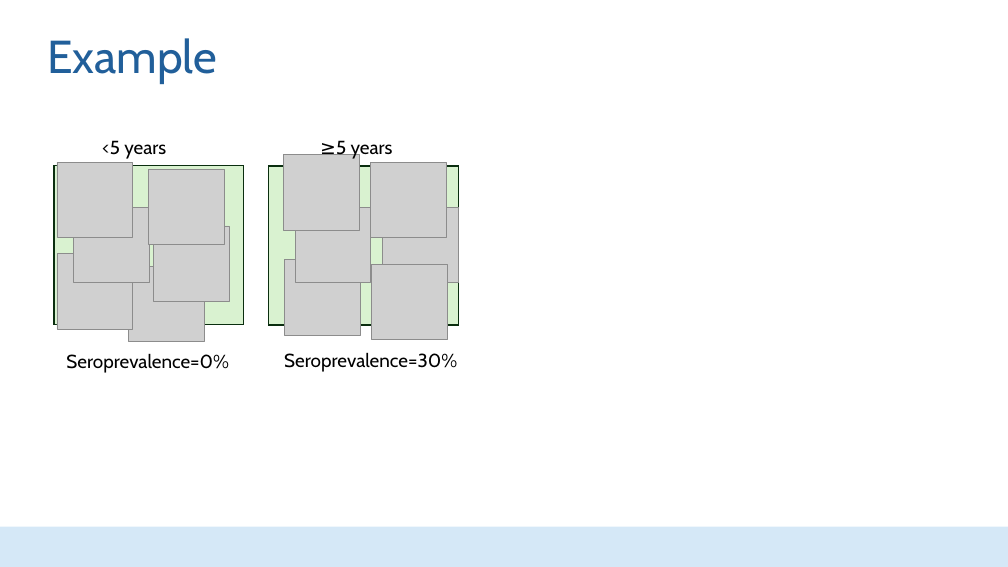
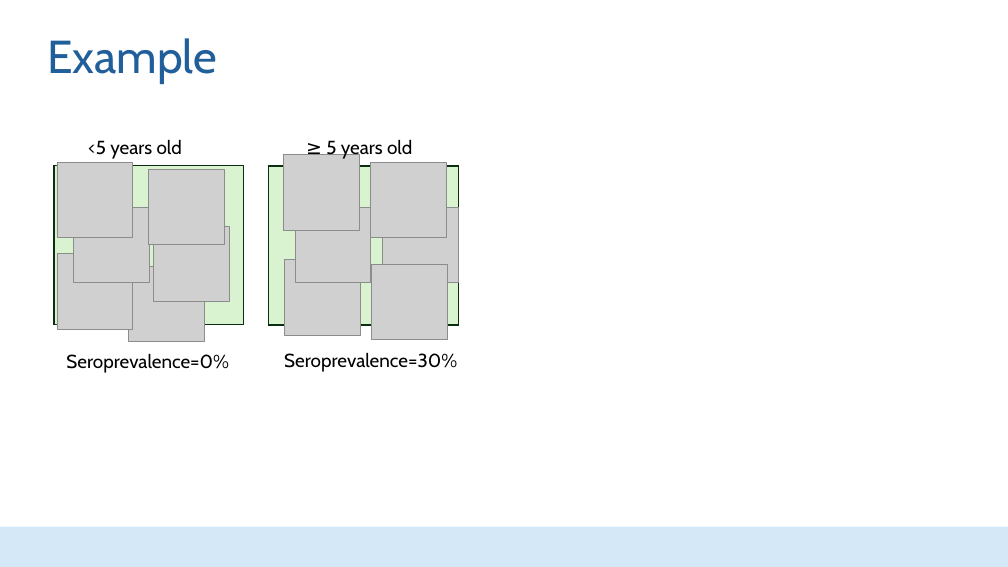
Before and after one commit to HopkinsIDD/seroanalytics_workshop, a slide deck: slide 10 of Part 6/Lecture 6.pptx. Drawn at 1008x567 pixels with LibreOffice and Linux fonts; fonts in the diff are those of the drawing; grey boxes stand for pictures; background and template pictures are left out. Boxes give left, top, right and bottom in pixels: in the first picture for what was removed or moved away, otherwise in the second. Text is boxed around its words. In the diff, an @@ line names an element or a change of style, - is before the commit and + after.

```diff
--- a/Part 6/Lecture 6.pptx
+++ b/Part 6/Lecture 6.pptx
@@ text at (88, 139, 182, 159): text changed @@
-<5 years
+<5 years old
@@ text at (326, 139, 412, 160): text changed @@
-≥5 years
+≥ 5 years old
```
Also in this commit, not shown: 6 other slides changed, 2 other files.
